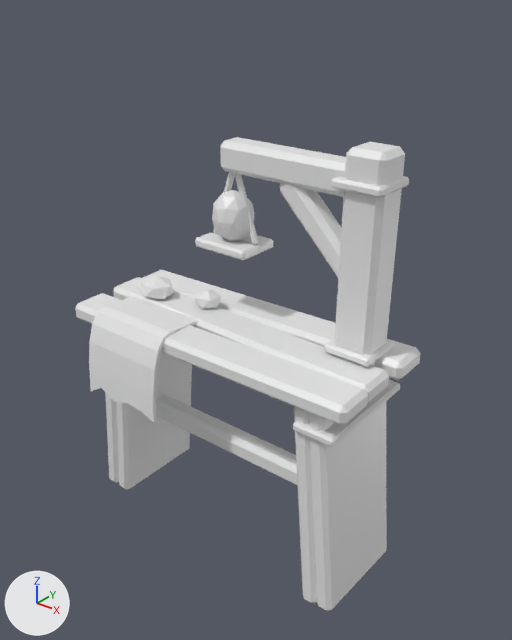
One commit to the OBJ model assets/variants/hod_jib_remodel2_c.obj: the scene before it, then after it.
Camera for both pictures: a 50 mm camera at (1.71, -2.0, 2.18) aimed at (0.09, 0.02, 0.92). Every picture has the same lights, and +X, +Y and +Z are marked at lower left. The picture after the commit comes second. Where no turn or scale is listed for an object, it has been applied to the vertices.

Objects in the first picture: 'hod_jib_remodel2_c'.
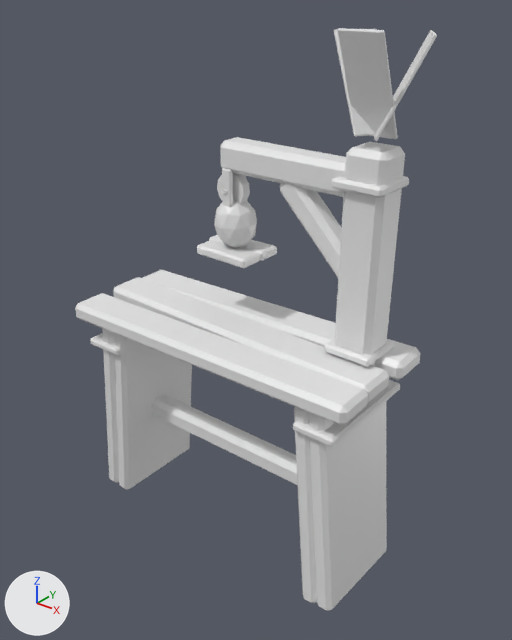
Diff of the bpy script that builds the scene:
```diff
--- a/assets/variants/hod_jib_remodel2_c.obj.py
+++ b/assets/variants/hod_jib_remodel2_c.obj.py
@@ me_hod_jib_remodel2_c @@
 # used by ob_hod_jib_remodel2_c; location = (0.0, 0.0, 0.0)
-me_hod_jib_remodel2_c.from_pydata(...)  # 618 vertices, 1144 faces; spans x -0.71..0.7, y -0.35..0.28, z -0.13..1.66
+me_hod_jib_remodel2_c.from_pydata(...)  # 718 vertices, 1336 faces; spans x -0.71..0.7, y -0.28..0.28, z -0.13..2.03
+# me_hod_jib_remodel2_c part 1: the loose piece of 42 vertices spanning x -0.19..-0.02, y 0.03..0.2, z 1.19..1.41 is moved by (0.01, 0.0, -0.03)
+# me_hod_jib_remodel2_c part 2: a new loose piece of 24 vertices spanning x 0.44..0.6, y -0.02..0.13, z 1.69..2.03, in mat_hide (white #e7e7e7)
+# me_hod_jib_remodel2_c part 3: a new loose piece of 24 vertices spanning x 0.48..0.7, y 0.05..0.27, z 1.7..2.02, in mat_hide (white #e7e7e7)
+# me_hod_jib_remodel2_c part 4: a new loose piece of 24 vertices spanning x 0.32..0.56, y 0.05..0.28, z 1.7..2.02, in mat_hide (white #e7e7e7)
+# me_hod_jib_remodel2_c part 5: the loose piece of 96 vertices spanning x -0.55..-0.15, y -0.35..0.03, z 0.52..0.89 is deleted
+# me_hod_jib_remodel2_c part 6: the loose piece of 12 vertices spanning x -0.26..-0.15, y 0.0..0.11, z 0.88..0.97 is deleted
+# me_hod_jib_remodel2_c part 7
+# 46 vertices are removed from x -0.53..0.03, y -0.07..0.23, z 0.87..1.21
+# 143 faces are deleted
+# 62 vertices move from x -0.38..0.03, y -0.04..0.22, z 0.9..1.52 to x -0.24..0.03, y 0.01..0.19, z 1.14..1.5
+# 53 vertices are added at x -0.25..0.05, y 0.01..0.22, z 1.13..1.5
+# 8 new vertices lie (0.0, 0.04, 0.0) away from vertices in x -0.17..0.02, y 0.09..0.21, z 1.17..1.48
+# 5 new vertices lie (0.28, 0.0, 0.01) away from vertices in x -0.24, y 0.12..0.22, z 1.13..1.17
+# 124 new faces join them, mat_wood (white #e7e7e7)
+# 55 new faces join them, mat_rope (white #e7e7e7)
+# other edits to the shape of me_hod_jib_remodel2_c do not show in these pictures
 me_hod_jib_remodel2_c.materials.append(mat_wood)
@@ me_hod_jib_remodel2_c @@
 me_hod_jib_remodel2_c.materials.append(mat_hide)
-me_hod_jib_remodel2_c.materials.append(mat_stone)  # white #e7e7e7
```

Changed parts and their boxes (x1, y1, x2, y2) in the pictures (512 x 640 px; the box of a moved part takes in the faces that stretch with it):
'hod_jib_remodel2_c', reshaped (23% taller)
    before: (75, 137, 420, 611)
    after: (75, 28, 437, 611)
part 1 of me_hod_jib_remodel2_c, moved or reshaped
    before: (212, 190, 254, 241)
    after: (214, 200, 257, 247)
part 2 of me_hod_jib_remodel2_c, added
    after: (338, 28, 398, 139)
part 3 of me_hod_jib_remodel2_c, added
    after: (374, 30, 437, 141)
part 4 of me_hod_jib_remodel2_c, added
    after: (334, 29, 377, 136)
part 5 of me_hod_jib_remodel2_c, deleted
    before: (89, 296, 198, 422)
part 6 of me_hod_jib_remodel2_c, deleted
    before: (195, 290, 221, 309)
part 7 of me_hod_jib_remodel2_c, moved or reshaped
    before: (141, 173, 273, 299)
    after: (197, 168, 277, 268)
